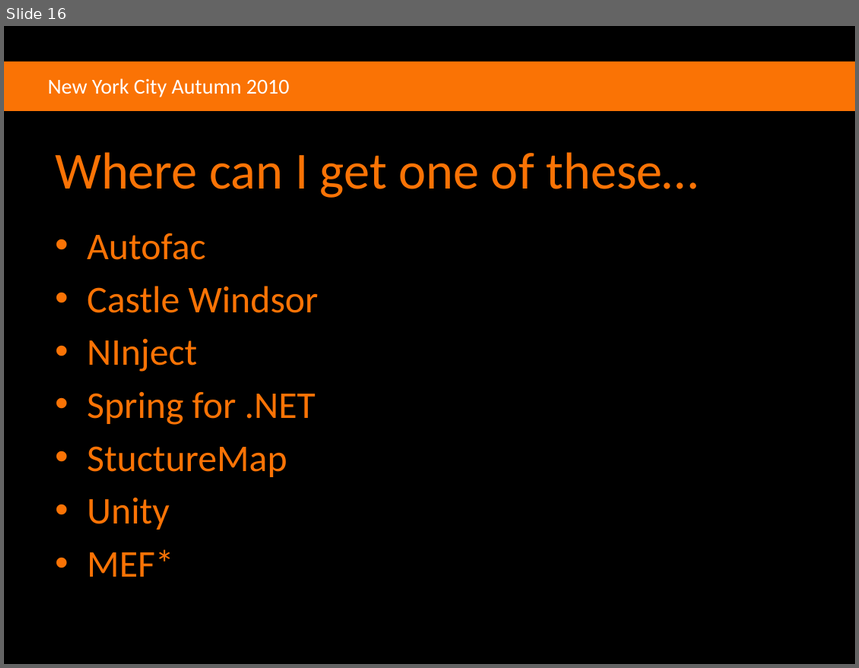
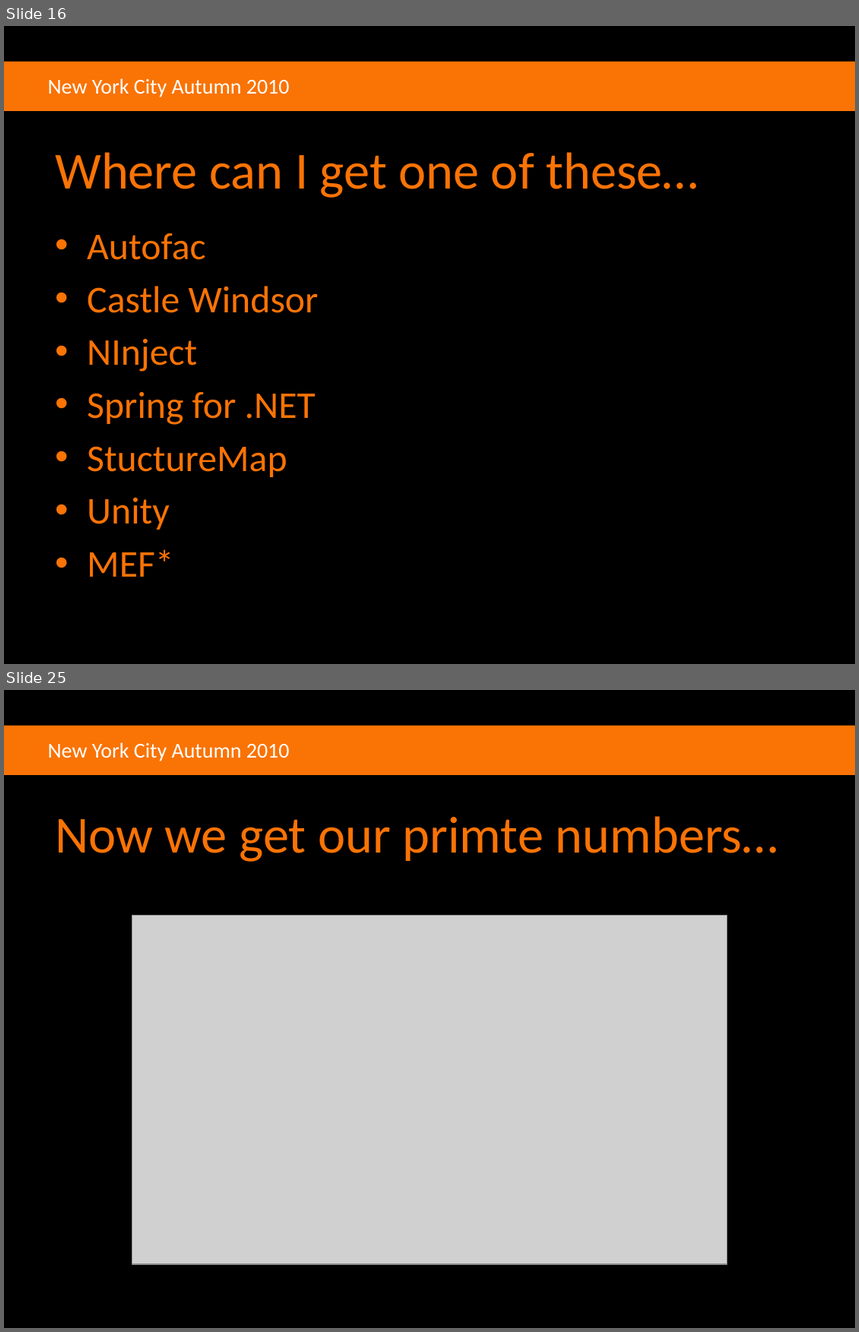
Before and after one commit to agilefire/November2010, a slide deck: Agile Firestarter Autumn 2010 Dependency Injection.pptx. Shown one above the other, each under a label of ours: slide 16 before the commit, slides 16 and 25 after it; the slides between them are not shown. The pictures are 859x668 and 859x1332 pixels, drawn with LibreOffice and Linux fonts; fonts in the diff are those of the drawing; grey boxes stand for pictures; background and template pictures are left out. Boxes give left, top, right and bottom in pixels: in the first picture for what was removed or moved away, otherwise in the second. Text is boxed around its words. In the diff, an @@ line names an element or a change of style, - is before the commit and + after.

Commit message:
Update TODO to correspond to updated DI slides LinqPrimeGenerator returns empty string when maxNumber = 0

```diff
--- a/Agile Firestarter Autumn 2010 Dependency Injection.pptx
+++ b/Agile Firestarter Autumn 2010 Dependency Injection.pptx
@@ slide 25 added at [4, 690, 855, 1328], background #000000; not listed: 2 template elements that a slide beside it also shows @@
@@ title added at [55, 816, 778, 862], 44 pt, text #FA7305 @@
+Now we get our primte numbers…
@@ picture added at [132, 916, 728, 1265] @@
```
Also in this commit, not shown: 22 slides changed, 1 other slide added, 6 other files.
